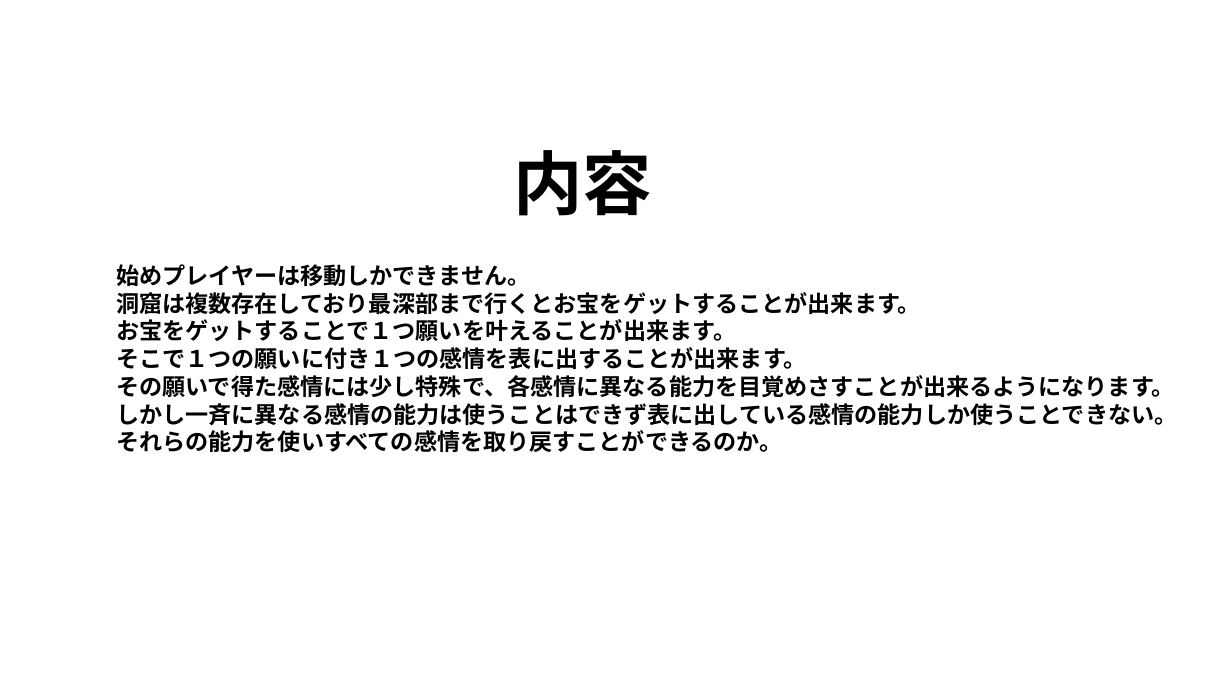
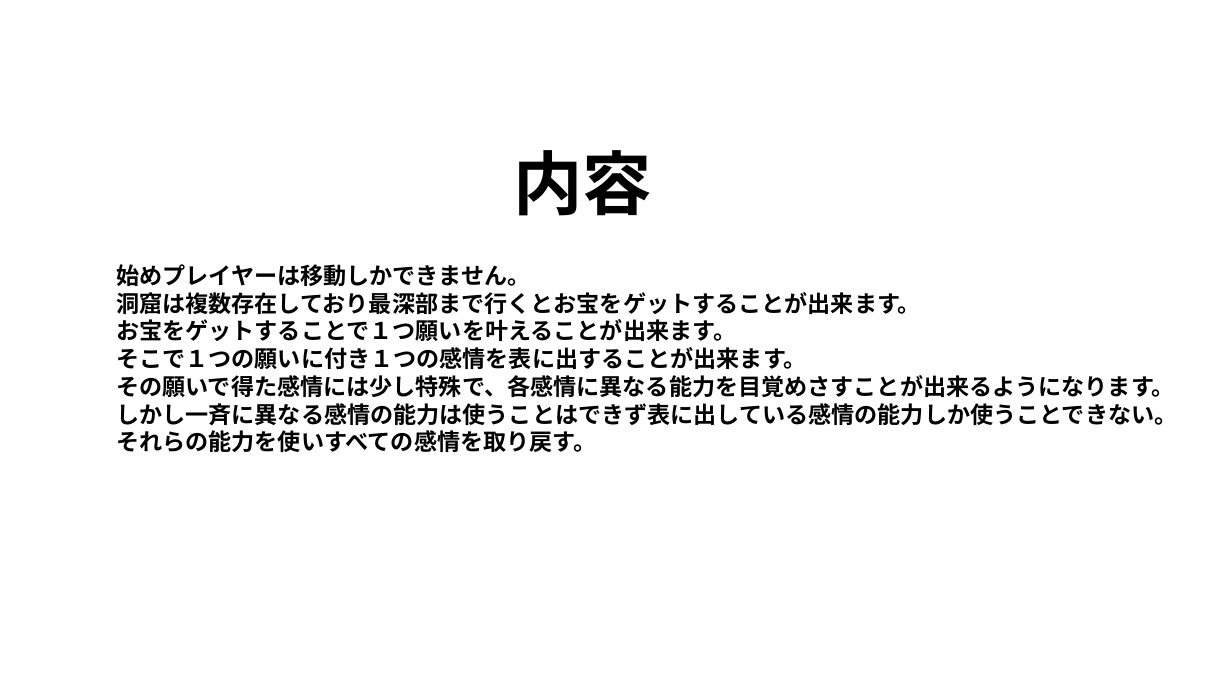
Before and after one commit to kirinokazuto/adventure, a slide deck: slide 4 of 企画書.pptx. Drawn at 1232x693 pixels with LibreOffice and Linux fonts; fonts in the diff are those of the drawing. Boxes give left, top, right and bottom in pixels: in the first picture for what was removed or moved away, otherwise in the second. Text is boxed around its words. In the diff, an @@ line names an element or a change of style, - is before the commit and + after.

```diff
--- a/企画書.pptx
+++ b/企画書.pptx
@@ text at <box>116,430,596,452</box>: text changed @@
-それらの能力を使いすべての感情を取り戻すことができるのか。
+それらの能力を使いすべての感情を取り戻す。
```
Also in this commit, not shown: 1 other slide changed, 1 slide added, 1 slide removed, 1 other file.
